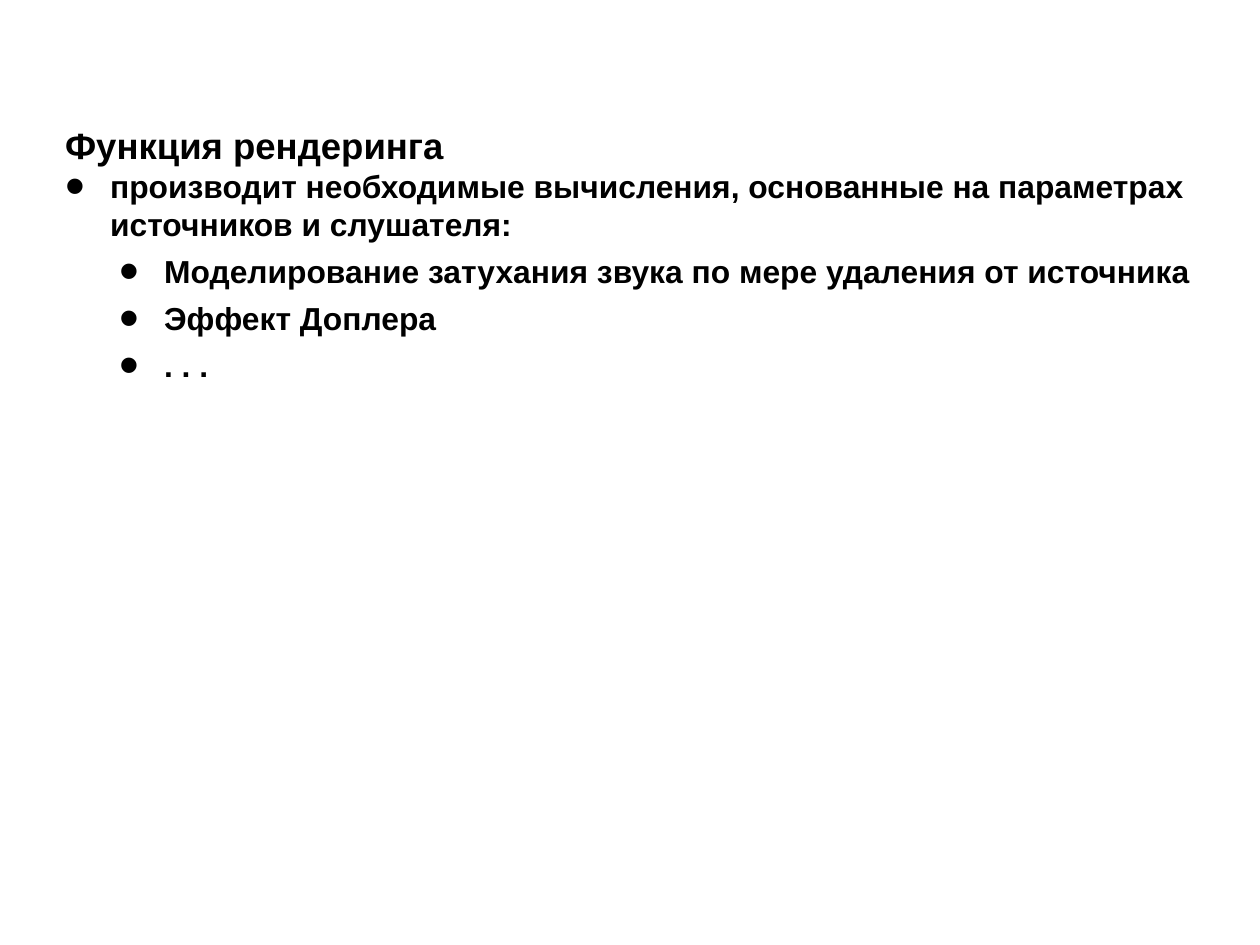
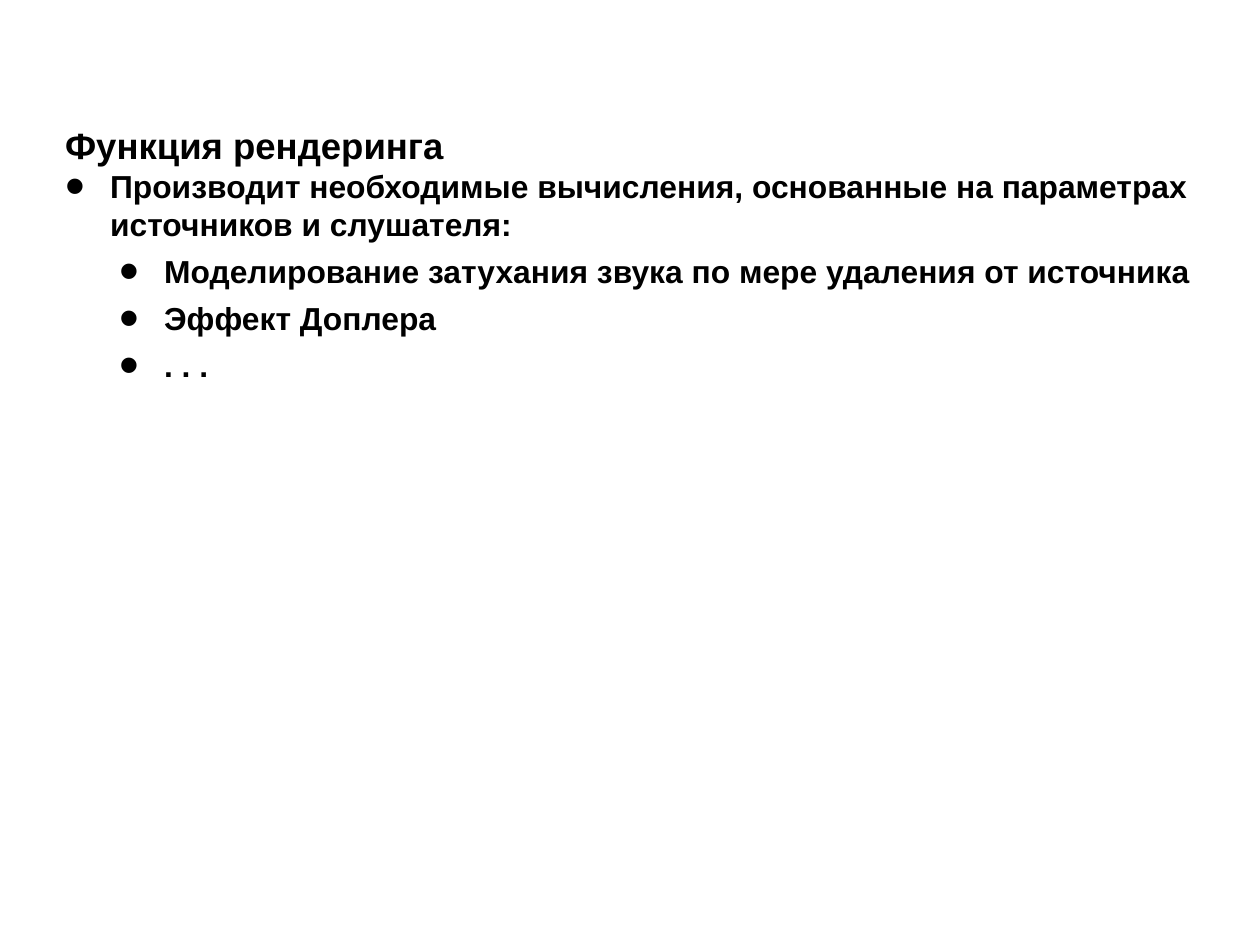
Before and after one commit to icosaeder/mmtech-lect, a slide deck: slide 8 of Лекции/Лекция №11/Лекция №11.odp. Drawn at 1260x945 pixels with LibreOffice and Linux fonts; fonts in the diff are those of the drawing; background and template pictures are left out. Boxes give left, top, right and bottom in pixels: in the first picture for what was removed or moved away, otherwise in the second. Text is boxed around its words. In the diff, an @@ line names an element or a change of style, - is before the commit and + after.

```diff
--- a/Лекции/Лекция №11/Лекция №11.odp
+++ b/Лекции/Лекция №11/Лекция №11.odp
@@ text at <box>110,174,1187,242</box>: text changed @@
-• производит необходимые вычисления, основанные на параметрах источников и слушателя:
+• Производит необходимые вычисления, основанные на параметрах источников и слушателя:
```
Also in this commit, not shown: 3 other files.
